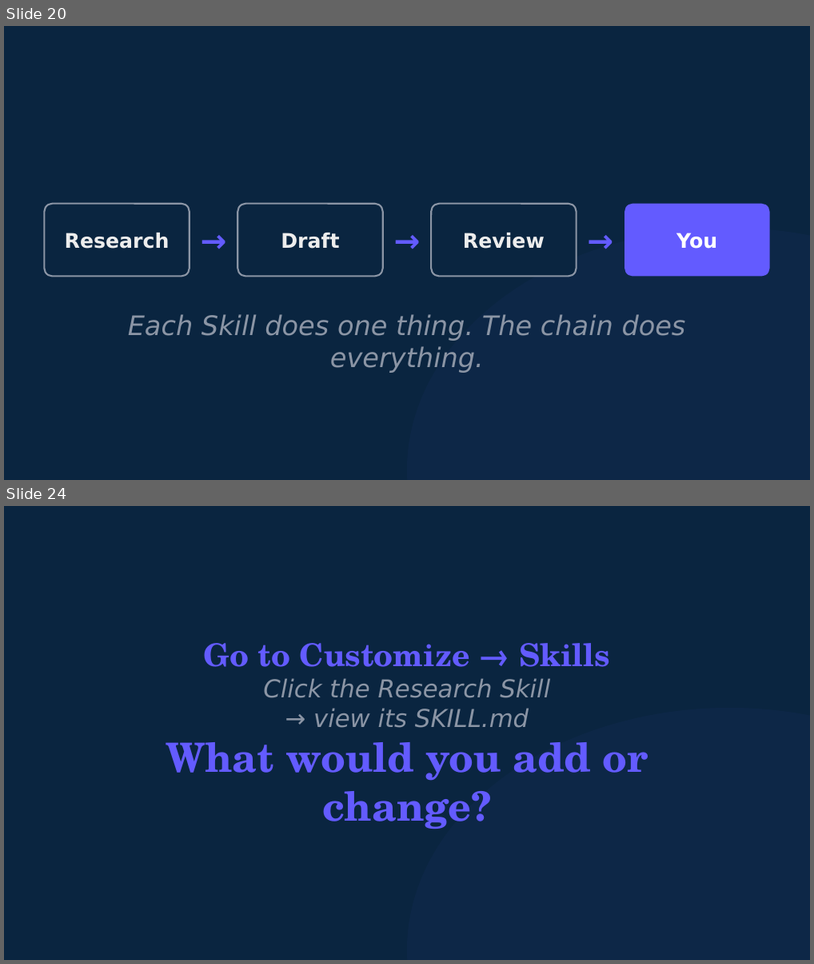
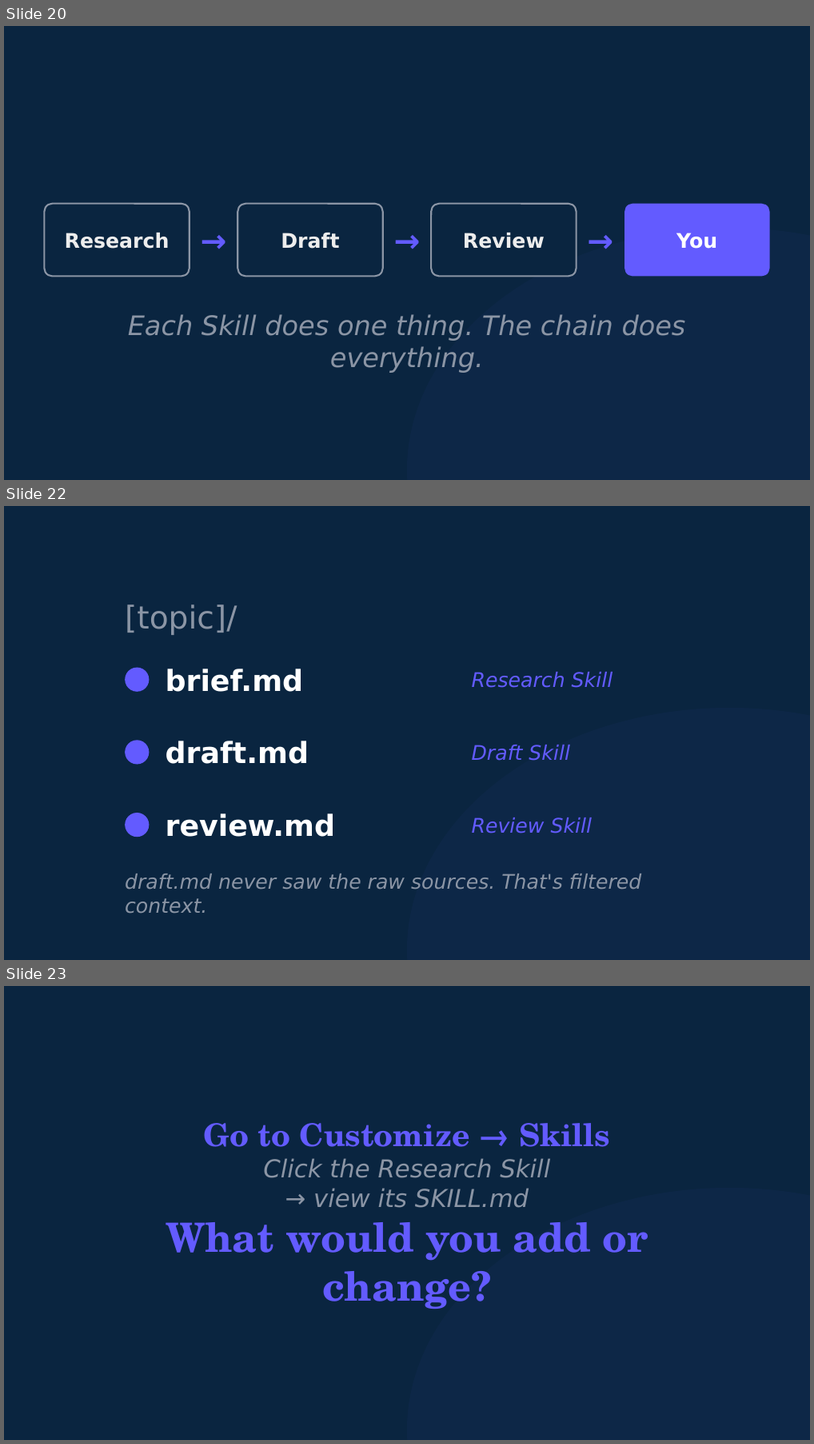
Before and after one commit to michaelengland/ai-best-practices, a slide deck: decks/workshop-2-orchestrator/workshop-2-orchestrator.pptx. Shown one above the other, each under a label of ours: slides 20 and 24 before the commit, slides 20, 22 and 23 after it; the slides between them are not shown. The pictures are 814x964 and 814x1444 pixels, drawn with LibreOffice and Linux fonts; fonts in the diff are those of the drawing. Boxes give left, top, right and bottom in pixels: in the first picture for what was removed or moved away, otherwise in the second. Text is boxed around its words. In the diff, an @@ line names an element or a change of style, - is before the commit and + after.

```diff
--- a/decks/workshop-2-orchestrator/workshop-2-orchestrator.pptx
+++ b/decks/workshop-2-orchestrator/workshop-2-orchestrator.pptx
@@ slide 22 added at [4,506,810,960], background #0A2540 @@
@@ text added at [125,604,237,635], 28 pt, text #8B95A5 @@
+[topic]/
@@ ellipse added at [125,668,149,692], fill #635BFF @@
@@ text added at [166,668,304,692], 26 pt, text #FFFFFF, bold @@
+brief.md
@@ text added at [472,672,614,688], 18 pt, text #635BFF, italic @@
+Research Skill
@@ ellipse added at [407,708,810,960], fill #635BFF at 4% opacity @@
@@ ellipse added at [125,740,149,764], fill #635BFF @@
@@ text added at [166,740,309,764], 26 pt, text #FFFFFF, bold @@
+draft.md
@@ text added at [472,744,570,760], 18 pt, text #635BFF, italic @@
+Draft Skill
@@ ellipse added at [125,812,149,836], fill #635BFF @@
@@ text added at [166,813,335,836], 26 pt, text #FFFFFF, bold @@
+review.md
@@ text added at [472,817,593,833], 18 pt, text #635BFF, italic @@
+Review Skill
@@ text added at [125,873,642,913], 18 pt, text #8B95A5, italic @@
+draft.md never saw the raw sources. That's filtered context.
@@ what was slide 24 is now slide 23 @@
```
Also in this commit, not shown: 1 other slide added, 3 slides removed, 2 other files.
